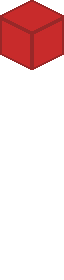
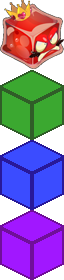
Layer changes from the first 64 × 280 image to the second:
added layer "Capa 1" above "Red Unit" over [0, 0, 64, 70]
hid group "Red Unit" (3 layers) over [0, 0, 64, 70]
showed group "Green Unit" (3 layers) over [0, 70, 64, 140]
showed group "Blue Unit" (2 layers) over [0, 140, 64, 210]
showed group "Purple Unit" (2 layers) over [0, 210, 64, 280]
